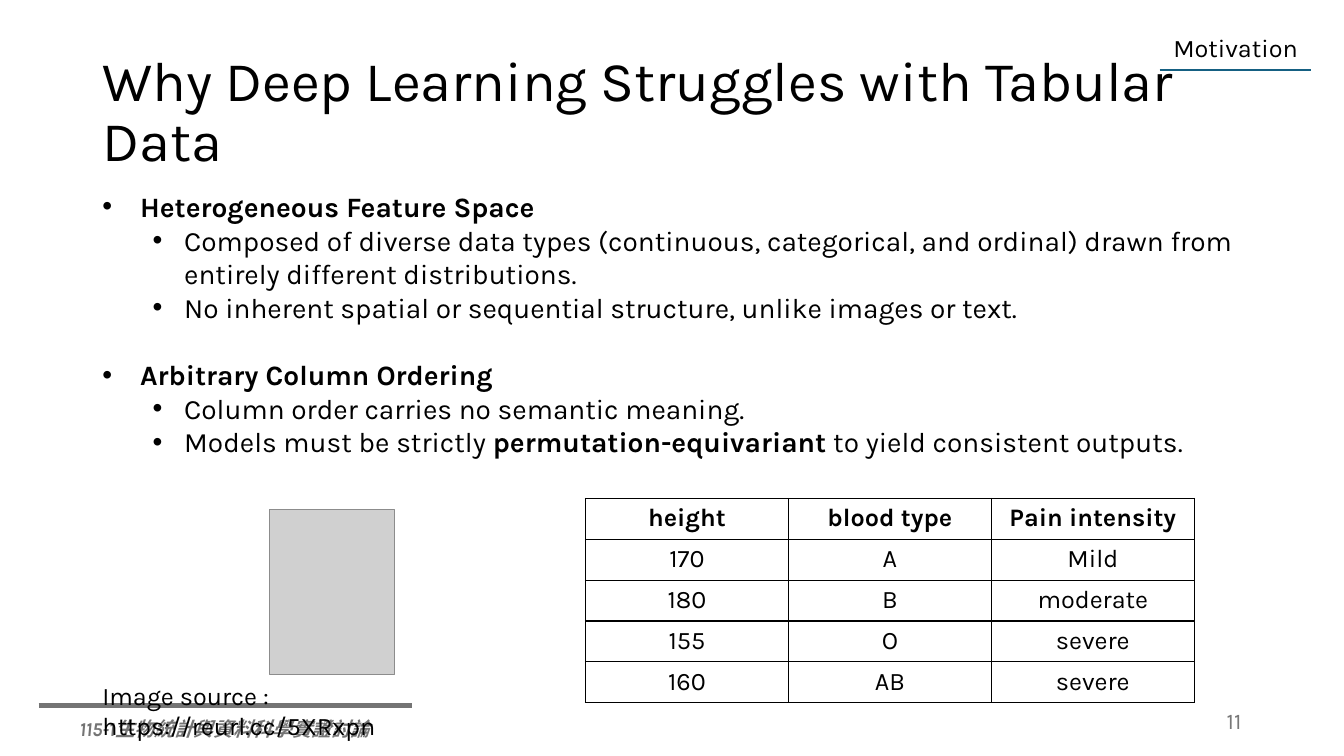
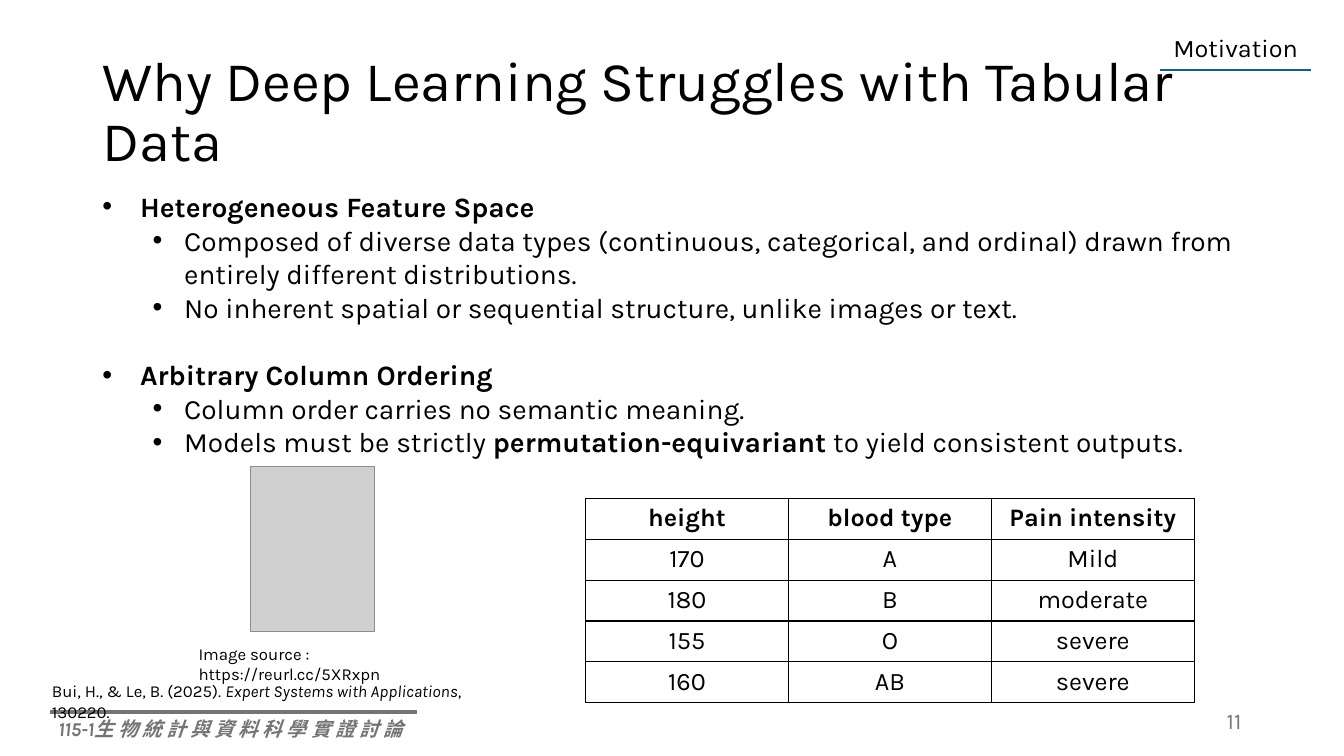
Before and after one commit to Lai-jun-yan/Deep_glm, a slide deck: slide 11 of seminar/Fusing global attention and self-attention for better performance and.pptx. Drawn at 1344x756 pixels with LibreOffice and Linux fonts; fonts in the diff are those of the drawing; grey boxes stand for pictures. Boxes give left, top, right and bottom in pixels: in the first picture for what was removed or moved away, otherwise in the second. Text is boxed around its words. In the diff, an @@ line names an element or a change of style, - is before the commit and + after.

```diff
--- a/seminar/Fusing global attention and self-attention for better performance and.pptx
+++ b/seminar/Fusing global attention and self-attention for better performance and.pptx
@@ picture: place and size @@
-picture at (270,510,395,676)
+picture at (250,467,375,632)
@@ text "Image source : https://reurl.cc/5XRxpn": place and size @@
-text "Image source : https://reurl.cc/5XRxpn" at (102,689,375,741)
+text "Image source : https://reurl.cc/5XRxpn" at (199,649,381,684)
@@ text "Image source : https://reurl.cc/5XRxpn" at (199,649,381,684): size 18 to 12 pt @@
@@ text added at (52,683,462,701), 12 pt, text #000000, italic @@
+Bui, H., & Le, B. (2025). Expert Systems with Applications, 130220.
@@ line moved from (38, 706) - (411, 706) to (50, 712) - (417, 712) @@
@@ text at (58,719,403,738): spaces changed @@
-115-1生物統計與資料科學實證討論
+115-1生 物 統 計 與 資 料 科 學 實 證 討 論
```
Also in this commit, not shown: 10 other slides changed, 8 slides added, 4 slides removed.
